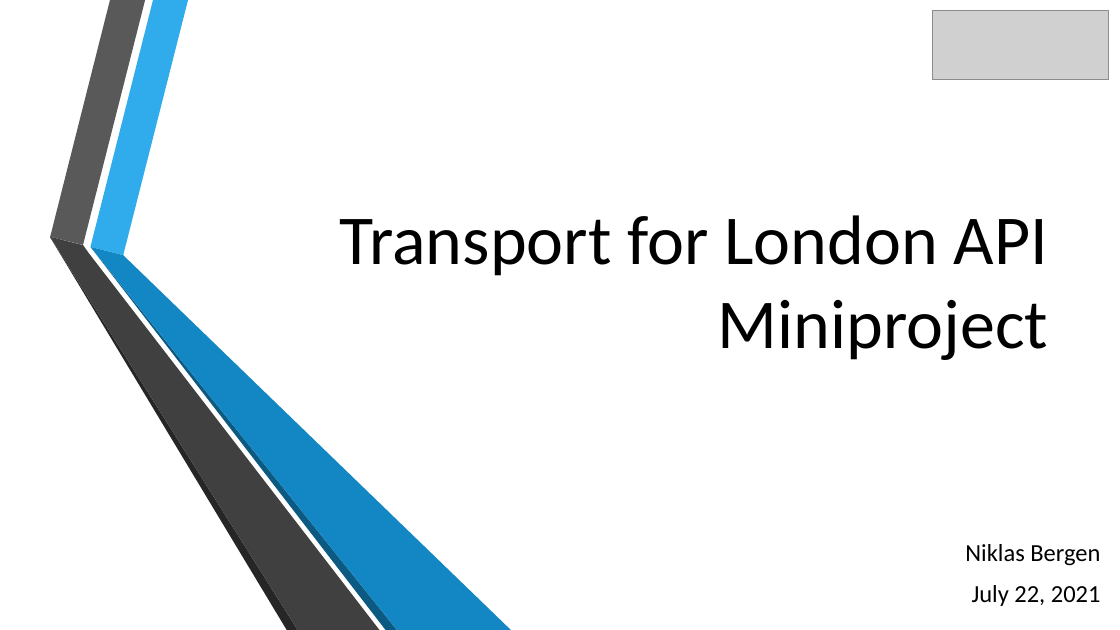
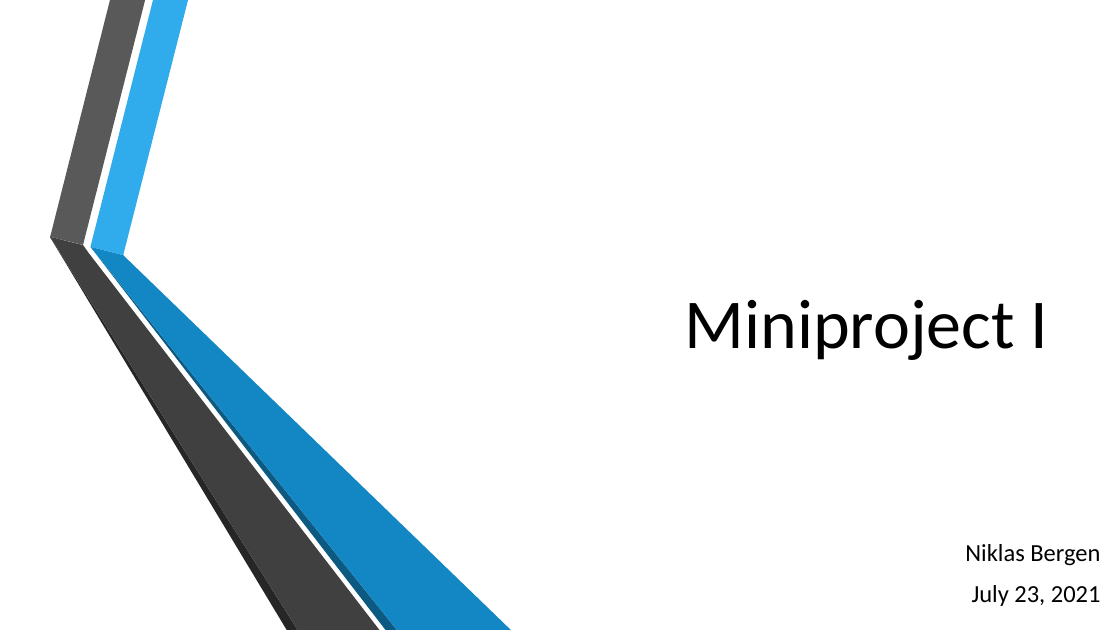
Before and after one commit to NB094/lighthouse-data-notes, a slide deck: slide 1 of Week_1/Day_4/Transport for London API Miniproject.pptx. Drawn at 1120x630 pixels with LibreOffice and Linux fonts; fonts in the diff are those of the drawing; grey boxes stand for pictures; background and template pictures are left out. Boxes give left, top, right and bottom in pixels: in the first picture for what was removed or moved away, otherwise in the second. Text is boxed around its words. In the diff, an @@ line names an element or a change of style, - is before the commit and + after.

Commit message:
Updates to Day 4 files
Final updates of July 22, 2021 to Day 4 files

```diff
--- a/Week_1/Day_4/Transport for London API Miniproject.pptx
+++ b/Week_1/Day_4/Transport for London API Miniproject.pptx
@@ picture removed at (x1=933, y1=11, x2=1109, y2=79) @@
@@ title at (x1=684, y1=300, x2=1048, y2=360): text changed @@
-Transport for London API Miniproject
+Miniproject I
@@ subtitle at (x1=972, y1=585, x2=1101, y2=606): text changed @@
-July 22, 2021
+July 23, 2021
```
Also in this commit, not shown: 2 other slides changed, 5 slides added, 1 slide removed, 5 other files.
